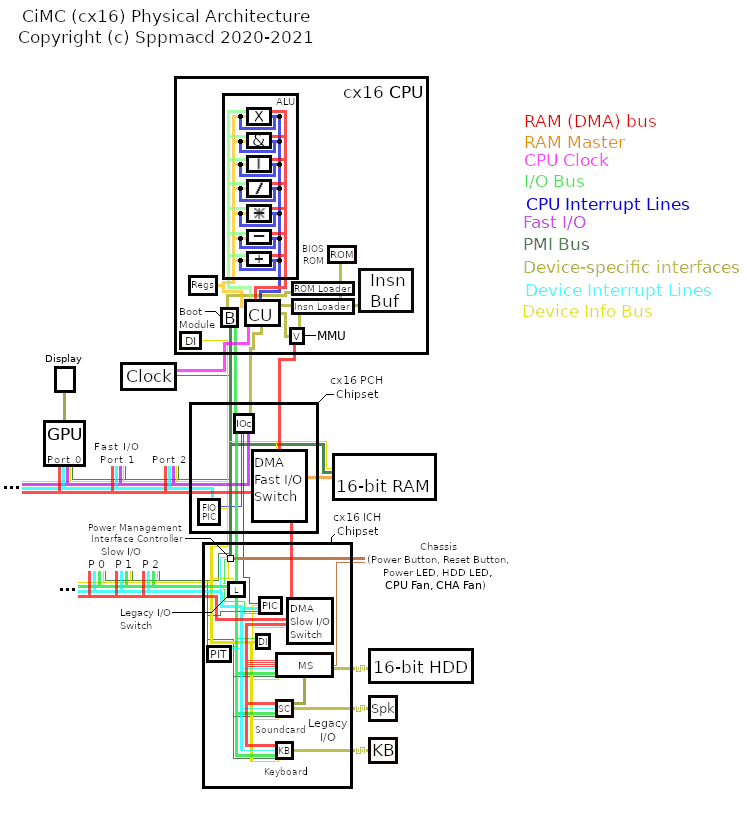
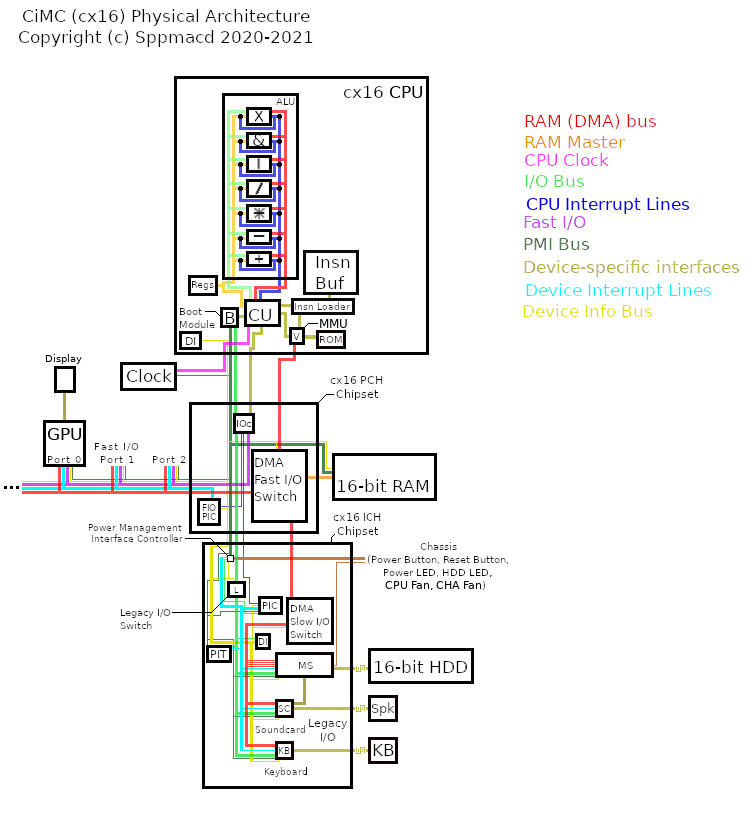
The second 747 × 834 image is a revision of the first. Changes to its layers:
painted on "Borders" over [60, 245, 414, 591]
painted on "CPU_BUS" over [226, 264, 358, 339]
painted on "RAM_DMA" over [78, 571, 286, 621]
"IRQ_DEV": opacity 70% → 100%, painted on it over [22, 283, 708, 751]
painted on "IO_BUS" over [78, 571, 227, 590]
painted on "DI" over [78, 571, 210, 583]
painted on "PMI" over [105, 571, 207, 581]
